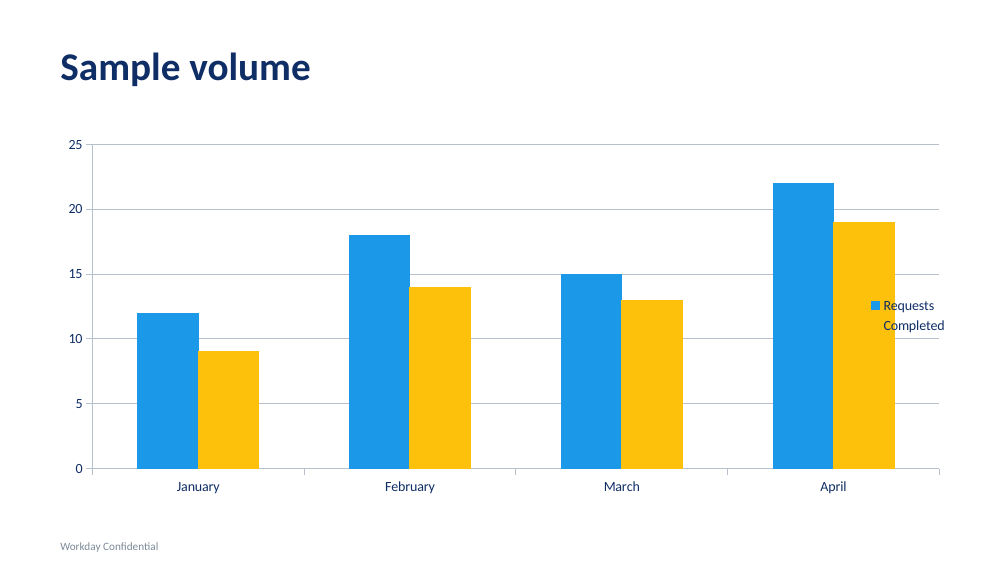
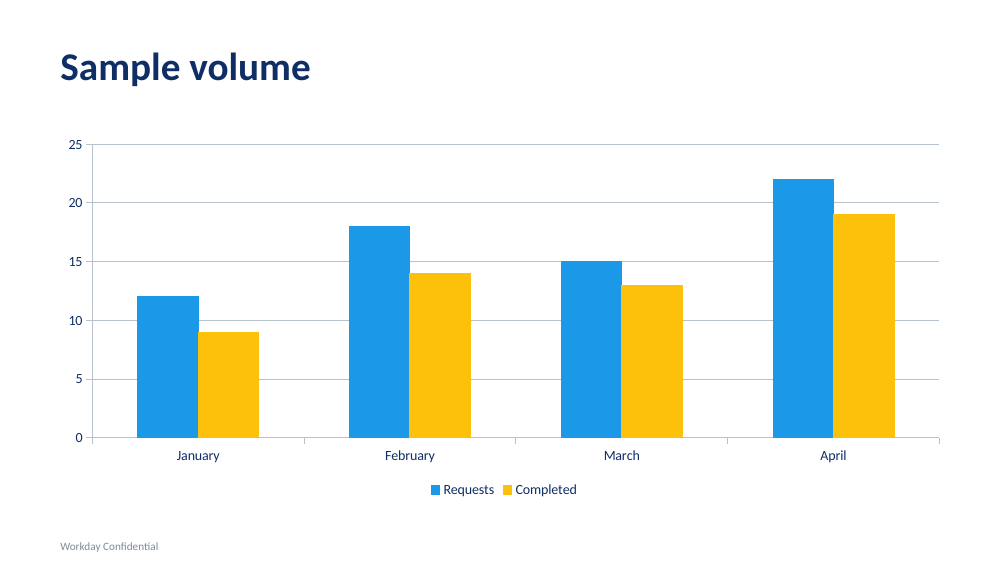
Before and after one commit to audr3x/pptx-brand-skill, a slide deck: slide 6 of docs/proof/planning-workshop.pptx. Drawn at 1008x567 pixels with LibreOffice and Linux fonts; fonts in the diff are those of the drawing. Boxes give left, top, right and bottom in pixels: in the first picture for what was removed or moved away, otherwise in the second. Text is boxed around its words. In the diff, an @@ line names an element or a change of style, - is before the commit and + after.

```diff
--- a/docs/proof/planning-workshop.pptx
+++ b/docs/proof/planning-workshop.pptx
@@ column chart at (50, 129, 958, 502) @@
@@ legend changed @@
@@ category axis changed @@
```
Also in this commit, not shown: 6 other files.
